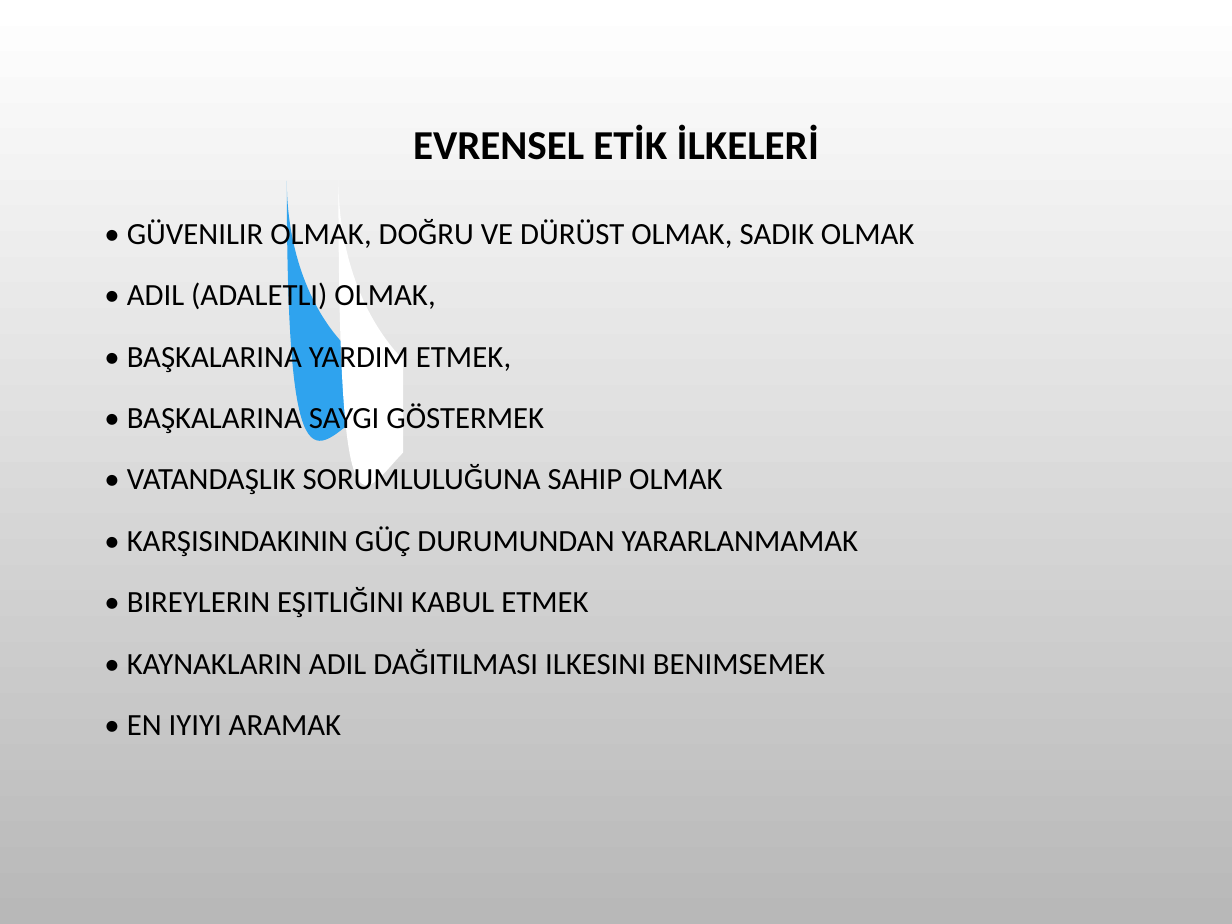
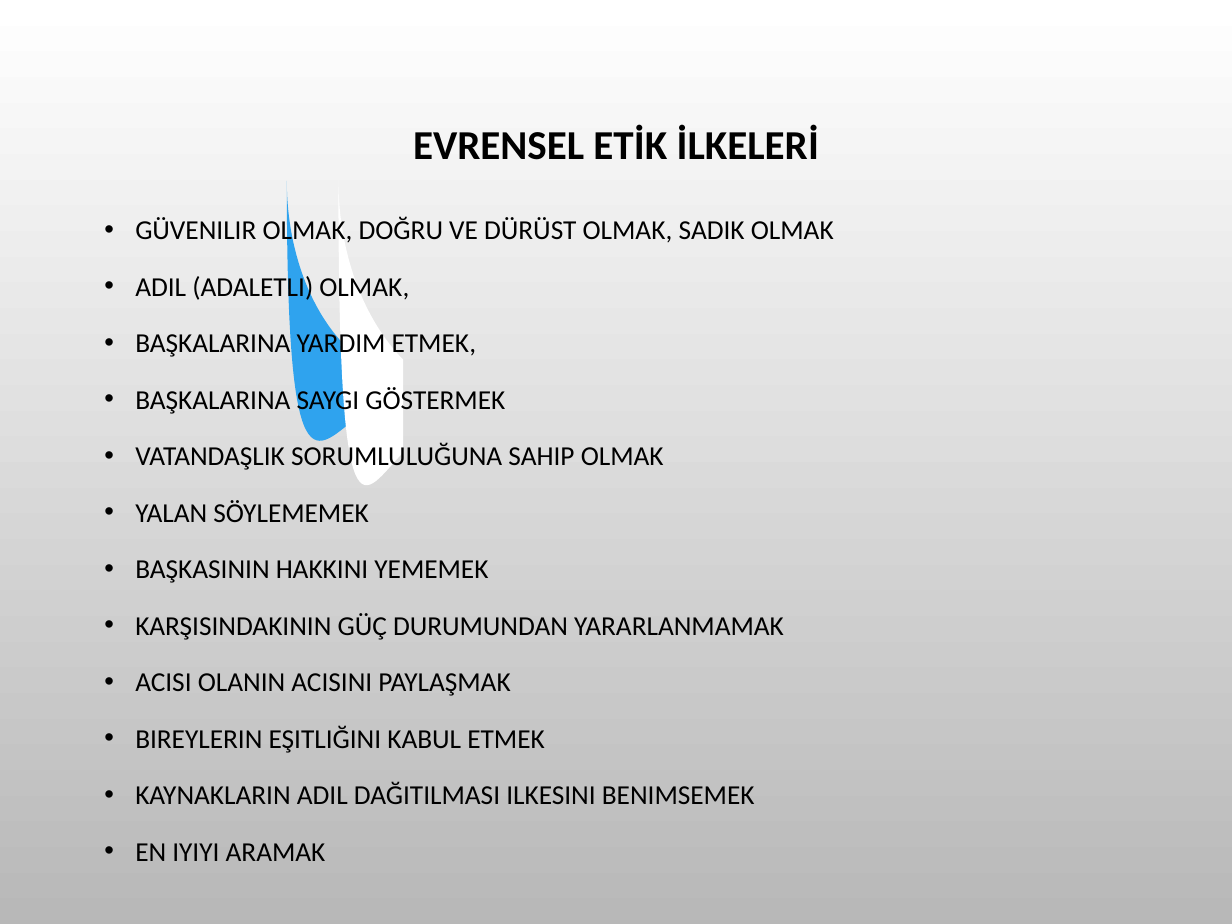
Before and after one commit to SevdanurGENC/20-21-Lecture-Notes, a slide deck: slide 6 of MeslekEtigi/1. Bolum - Meslek Etigi - Giris.ppt. Drawn at 1232x924 pixels with LibreOffice and Linux fonts; fonts in the diff are those of the drawing; background and template pictures are left out. Boxes give left, top, right and bottom in pixels: in the first picture for what was removed or moved away, otherwise in the second. Text is boxed around its words. In the diff, an @@ line names an element or a change of style, - is before the commit and + after.

```diff
--- a/MeslekEtigi/1. Bolum - Meslek Etigi - Giris.ppt
+++ b/MeslekEtigi/1. Bolum - Meslek Etigi - Giris.ppt
@@ text at box(135, 217, 834, 861): text changed; size 18 to 16 pt @@
-• GÜVENILIR OLMAK, DOĞRU VE DÜRÜST OLMAK, SADIK OLMAK
-• ADIL (ADALETLI) OLMAK,
-• BAŞKALARINA YARDIM ETMEK,
-• BAŞKALARINA SAYGI GÖSTERMEK
-• VATANDAŞLIK SORUMLULUĞUNA SAHIP OLMAK
-• KARŞISINDAKININ GÜÇ DURUMUNDAN YARARLANMAMAK
-• BIREYLERIN EŞITLIĞINI KABUL ETMEK
-• KAYNAKLARIN ADIL DAĞITILMASI ILKESINI BENIMSEMEK
-• EN IYIYI ARAMAK
+• GÜVENILIR OLMAK, DOĞRU VE DÜRÜST OLMAK, SADIK OLMAK
+• ADIL (ADALETLI) OLMAK,
+• BAŞKALARINA YARDIM ETMEK,
+• BAŞKALARINA SAYGI GÖSTERMEK
+• VATANDAŞLIK SORUMLULUĞUNA SAHIP OLMAK
+• YALAN SÖYLEMEMEK
+• BAŞKASININ HAKKINI YEMEMEK
+• KARŞISINDAKININ GÜÇ DURUMUNDAN YARARLANMAMAK
+• ACISI OLANIN ACISINI PAYLAŞMAK
+• BIREYLERIN EŞITLIĞINI KABUL ETMEK
+• KAYNAKLARIN ADIL DAĞITILMASI ILKESINI BENIMSEMEK
+• EN IYIYI ARAMAK
```
Also in this commit, not shown: 8 other slides changed, 20 other files.
